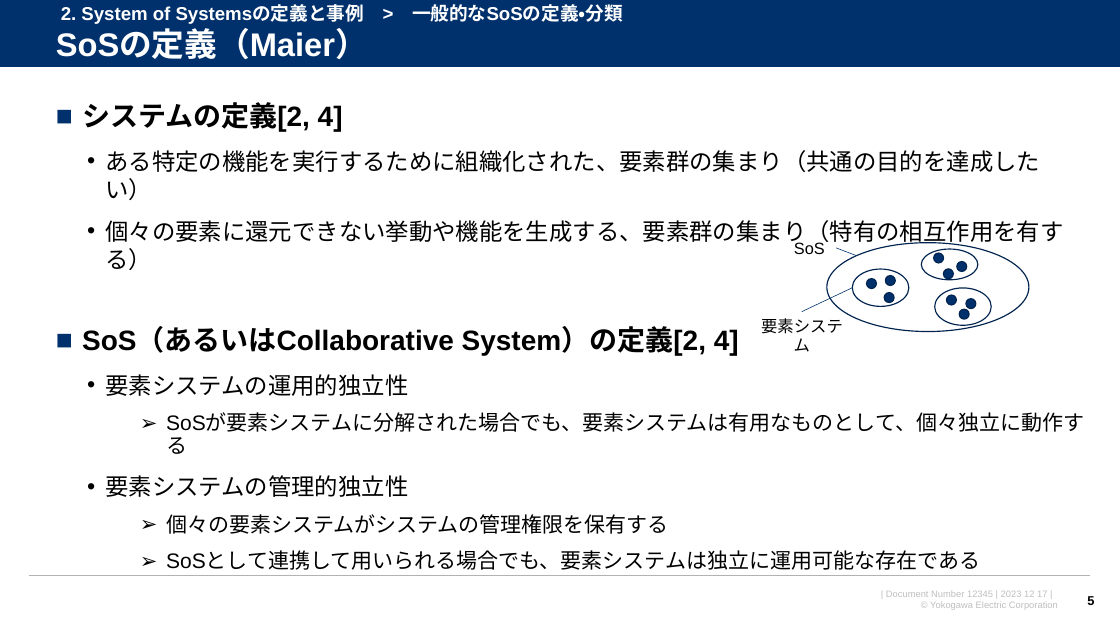
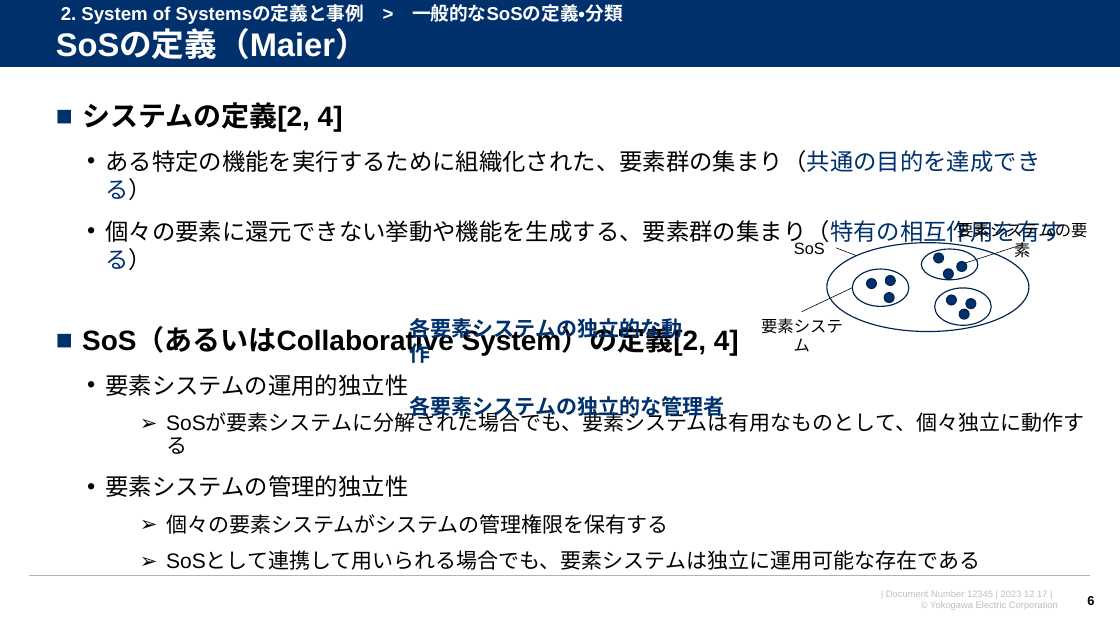
Before and after one commit to watarukumagai-git/opt, a slide deck: slide 6 of SoS/conf2023/231217_横幹連合コンファレンス_熊谷.pptx (slide 5 before the commit). Drawn at 1120x630 pixels with LibreOffice and Linux fonts; fonts in the diff are those of the drawing; background and template pictures are left out. Boxes give left, top, right and bottom in pixels: in the first picture for what was removed or moved away, otherwise in the second. Text is boxed around its words. In the diff, an @@ line names an element or a change of style, - is before the commit and + after.

```diff
--- a/SoS/conf2023/231217_横幹連合コンファレンス_熊谷.pptx
+++ b/SoS/conf2023/231217_横幹連合コンファレンス_熊谷.pptx
@@ text at [105,150,1040,200]: text changed @@
-  • ある特定の機能を実行するために組織化された、要素群の集まり（共通の目的を達成したい）
+  • ある特定の機能を実行するために組織化された、要素群の集まり（共通の目的を達成できる）
@@ text at [105,220,1063,270]: text colour #000000 to #00316C in "個々の要素に還元できない挙動や機能を生成する、要素群の集まり（特有の相互作用を有する）" @@
@@ text added at [957,220,1087,258], 14 pt, text #000000 @@
+要素システムの要素
@@ line (857, 255) - (836, 248): stroke #00316C 0.5 pt to #000000 0.5 pt @@
@@ line added from (965, 263) to (1023, 245), #000000 0.5 pt @@
@@ line (802, 312) - (853, 288): stroke #00316C 0.5 pt to #000000 0.5 pt @@
@@ text added at [410,315,682,341], 18 pt, text #00316C, bold @@
+各要素システムの独立的な動作
@@ text added at [410,396,724,420], 18 pt, text #00316C, bold @@
+各要素システムの独立的な管理者
```
Also in this commit, not shown: 12 other slides changed, 3 slides added, 2 slides removed.
